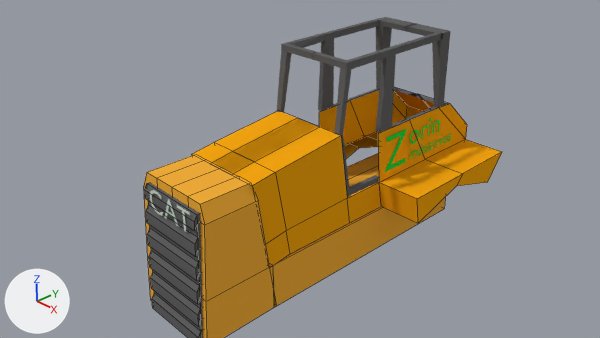
The Blender file Models/Vehicles/Land/CaterpillarD7R/CaterpillarD7R.blend: old version first, new version second.
The view is the same before and after, from the file's camera 'Camera'. Every picture has the same lights, and +X, +Y and +Z are marked at lower left. Mesh edges are drawn as thin lines on the coarser meshes.

The older version as bpy lines, for what is in view:
```python
me_cube_001 = bpy.data.meshes.new('Cube.001')
me_cube_001.from_pydata(...)  # 60 vertices, 58 faces; spans x -1.0..1.0, y -1.28..8.56, z -1.41..1.0
me_cube_001.materials.append(mat_yellowcat)  # orange #f2ad39
me_cube_002 = bpy.data.meshes.new('Cube.002')
me_cube_002.from_pydata(...)  # 72 vertices, 70 faces; spans x -1.0..1.0, y -1.67..1.0, z -1.09..1.0
me_cube_002.materials.append(mat_radiatorblack)  # dark grey #636363
me_plane_001 = bpy.data.meshes.new('Plane.001')
me_plane_001.from_pydata(...)  # 74 vertices, 66 faces; spans x -1.0..8.3, y -36.0..1.0, z -1.0..1.5
me_plane_001.materials.append(mat_radiatorblack)  # dark grey #636363
ob_body = bpy.data.objects.new('body', me_cube_001)
ob_body.parent = ob_caterpillard7r
ob_body.matrix_parent_inverse = Matrix(((1.0, 0.0, 0.0, 0.0), (0.0, 1.0, 0.0, -1.353), (0.0, 0.0, 1.0, 0.0), (0.0, 0.0, 0.0, 1.0)))
ob_body.location = (0.0, -1.474, -0.149)
ob_body.scale = (0.807, 0.622, 1.0)
ob_radiator = bpy.data.objects.new('radiator', me_cube_002)
ob_radiator.parent = ob_caterpillard7r
ob_radiator.matrix_parent_inverse = Matrix(((1.0, 0.0, 0.0, 0.0), (0.0, 1.0, 0.0, -1.353), (0.0, 0.0, 1.0, 0.0), (0.0, 0.0, 0.0, 1.0)))
ob_radiator.location = (0.0431, -2.159, -0.38)
ob_radiator.rotation_euler = (-0.0601, 0.0, 0.0)  # degrees (-3.4, 0, 0)
ob_radiator.scale = (0.657, 0.0714, 1.09)
ob_topcabin = bpy.data.objects.new('topCabin', me_plane_001)
ob_topcabin.parent = ob_caterpillard7r
ob_topcabin.matrix_parent_inverse = Matrix(((1.0, 0.0, 0.0, 0.0), (0.0, 1.0, 0.0, -1.353), (0.0, 0.0, 1.0, 0.0), (0.0, 0.0, 0.0, 1.0)))
ob_topcabin.location = (-0.00814, 3.62, 0.81)
ob_topcabin.scale = (0.0928, 0.0833, 1.0)
_m = ob_topcabin.modifiers.new('Mirror', 'MIRROR')
# also in view: 'Cabin' at (0.01, 1.6, 0.17)
```
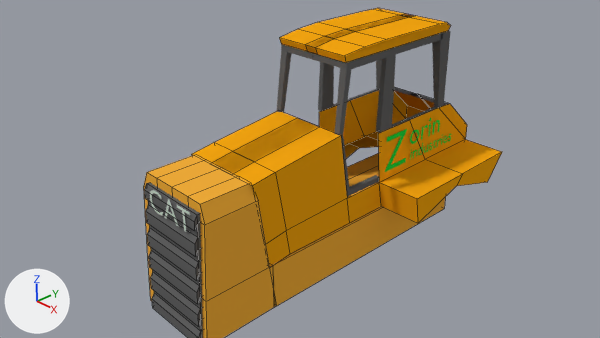
Where the change shows, as pixel boxes (x1, y1, x2, y2) in the pictures (600 x 338 px):
'caseRoof', added (orange): after (279, 8, 451, 63)

What changed in the scene script:
```text
Add me_plane_002:
    me_plane_002.from_pydata([(-1.0, -1.0, 0.0), (7.0, -1.0, 0.0), (-1.0, 1.0, 0.0), (6.9, 1.0, 0.0), (-1.0, 2.4, -0.1), (6.9, 2.4, -0.1), (-1.0, 2.6, -0.2), (6.5, 2.6, -0.2), (-1.0, -16.8, 0.0), (7.0, -16.8, 0.0), (-1.0, -22.2, 0.0), (6.8, -22.2, 0.0), (-1.0, -27.1, -0.1), (6.6, -27.1, -0.1), (-1.0, -26.7, -0.2), (6.5, -26.7, -0.2)], [], [(0, 1, 3, 2), (2, 3, 5, 4), (4, 5, 7, 6), (1, 0, 8, 9), (9, 8, 10, 11), (11, 10, 12, 13), (13, 12, 14, 15), (1, 9, 11, 13, 15, 7, 5, 3)])
    me_plane_002.materials.append(mat_yellowb)  # orange #f3a511
Add ob_caseroof:
    ob_caseroof = bpy.data.objects.new('caseRoof', me_plane_002)
    ob_caseroof.parent = ob_caterpillard7r
    ob_caseroof.matrix_parent_inverse = Matrix(((1.0, 0.0, 0.0, 0.0), (0.0, 1.0, 0.0, -1.353), (0.0, 0.0, 1.0, 0.0), (0.0, 0.0, 0.0, 1.0)))
    ob_caseroof.location = (-0.0112, 3.253, 2.455)
    ob_caseroof.scale = (0.116, 0.0927, 1.0)
    _m = ob_caseroof.modifiers.new('Mirror', 'MIRROR')
```
